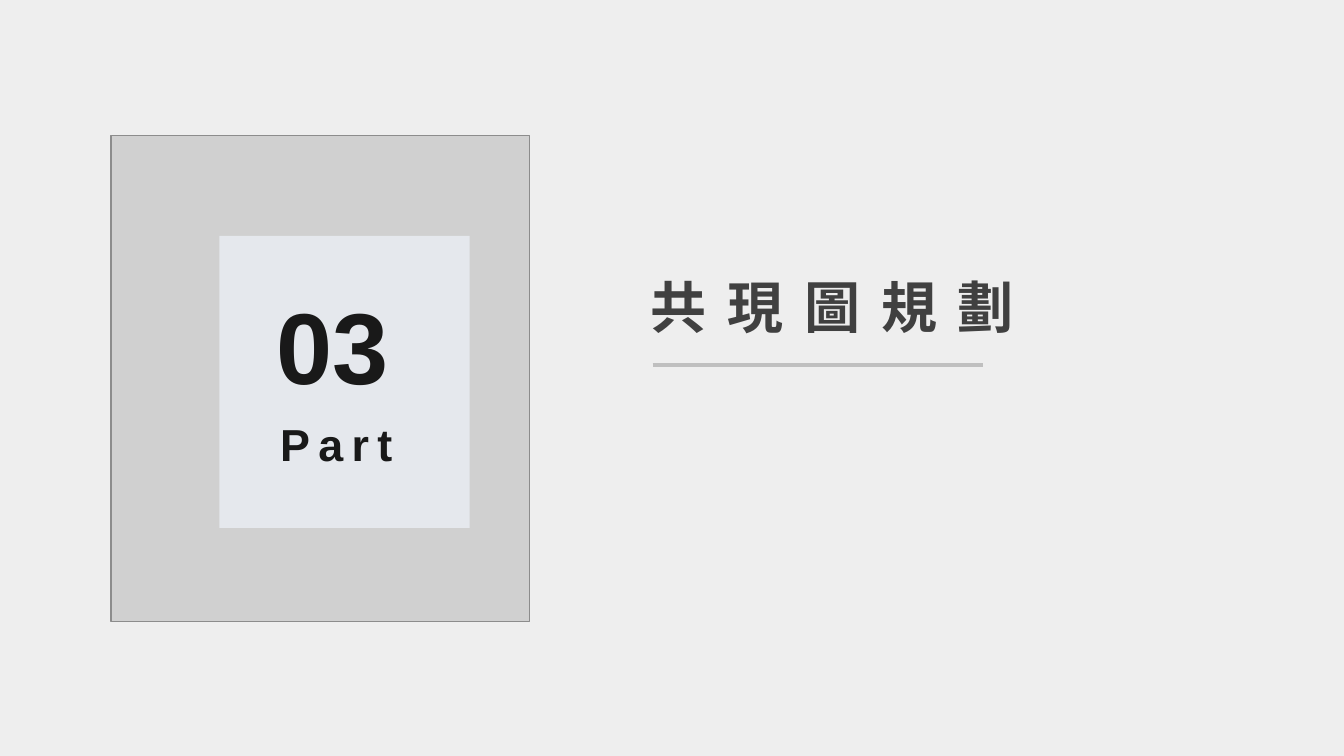
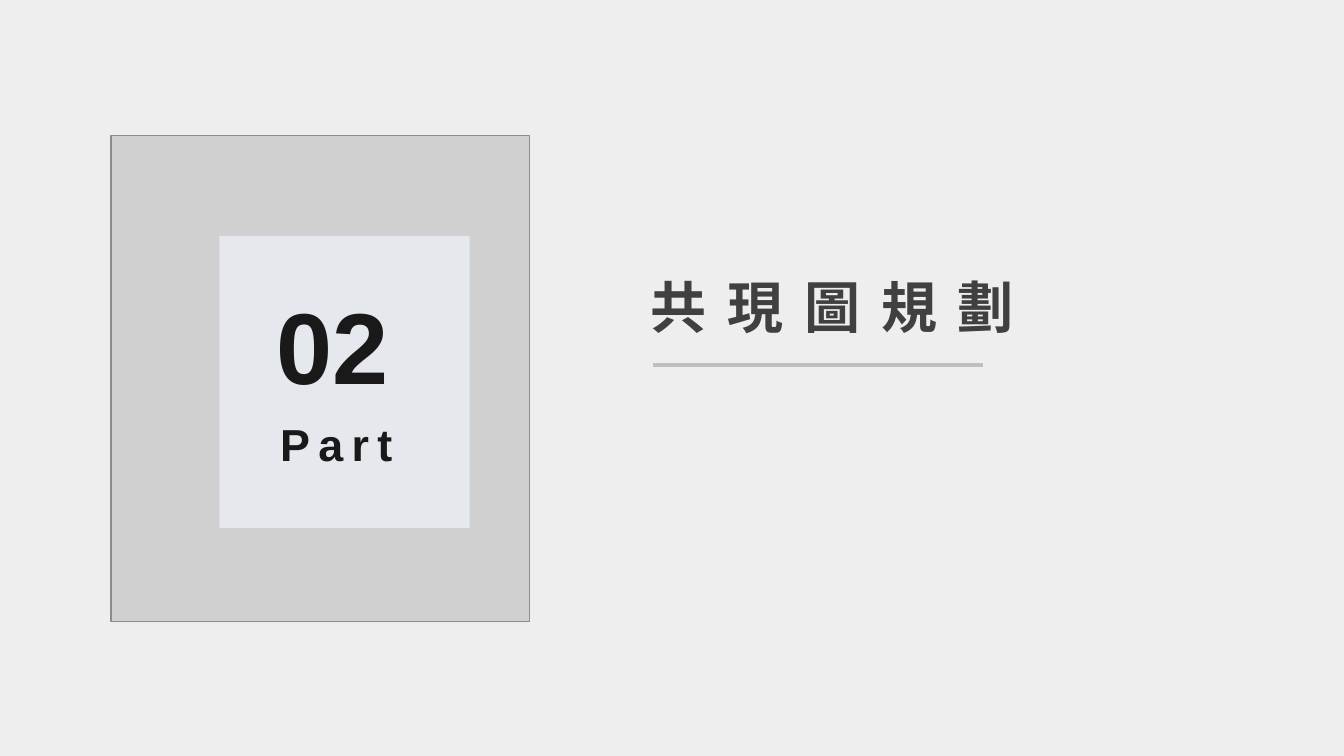
Before and after one commit to wellslu/fintech, a slide deck: slide 7 of 進度報告.pptx (slide 9 before the commit). Drawn at 1344x756 pixels with LibreOffice and Linux fonts; fonts in the diff are those of the drawing; grey boxes stand for pictures. Boxes give left, top, right and bottom in pixels: in the first picture for what was removed or moved away, otherwise in the second. Text is boxed around its words. In the diff, an @@ line names an element or a change of style, - is before the commit and + after.

```diff
--- a/進度報告.pptx
+++ b/進度報告.pptx
@@ text at [276, 313, 388, 385]: text changed @@
-03
+02
```
Also in this commit, not shown: 3 other slides changed.
